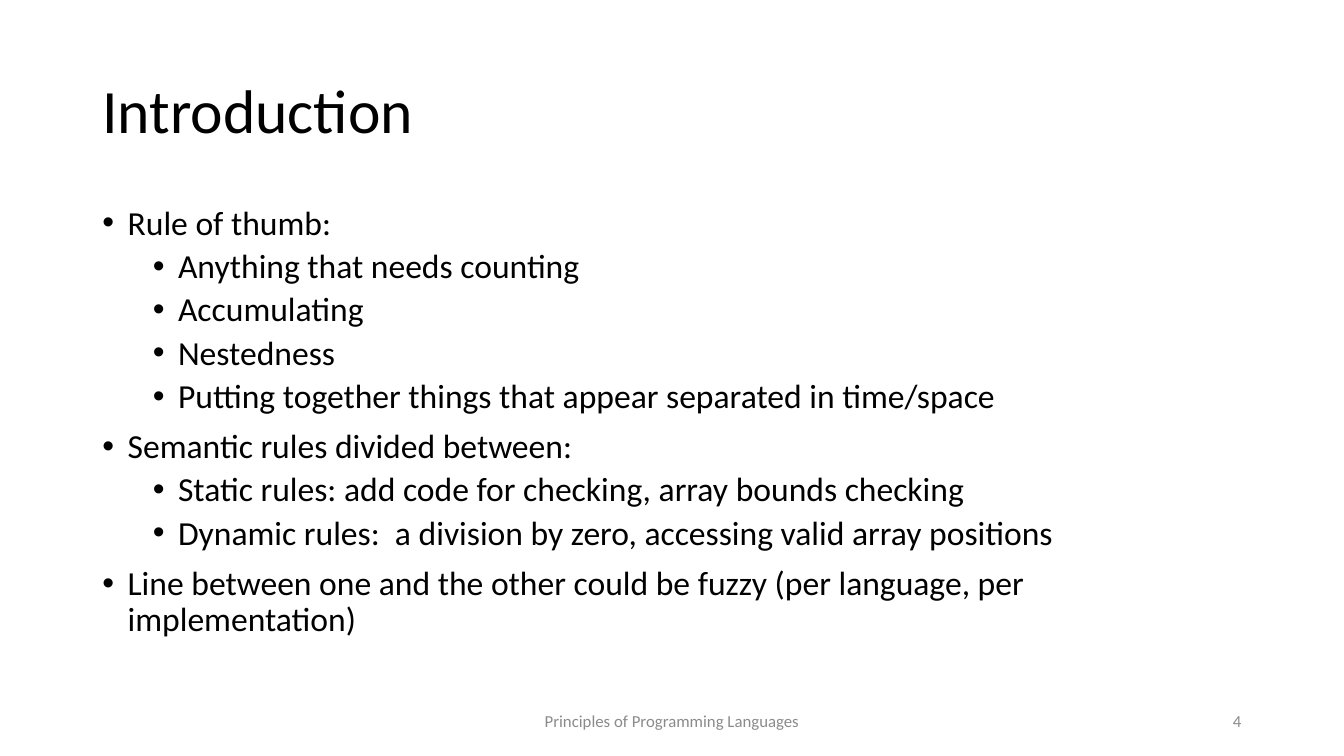
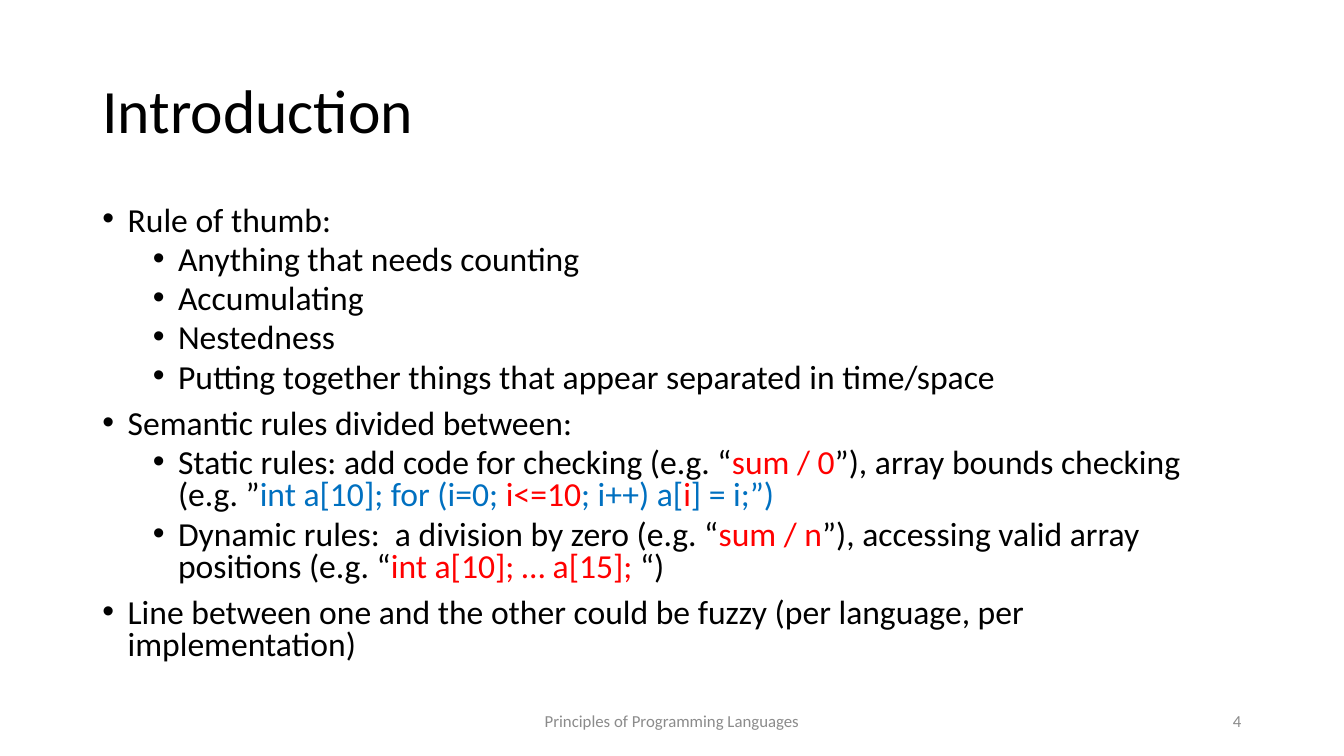
Before and after one commit to kongm/pl-design, a slide deck: slide 4 of C4-Semantics.pptx. Drawn at 1344x756 pixels with LibreOffice and Linux fonts; fonts in the diff are those of the drawing. Boxes give left, top, right and bottom in pixels: in the first picture for what was removed or moved away, otherwise in the second. Text is boxed around its words. In the diff, an @@ line names an element or a change of style, - is before the commit and + after.

Commit message:
small update to semantics

```diff
--- a/C4-Semantics.pptx
+++ b/C4-Semantics.pptx
@@ text at <box>128,208,1024,662</box>: line spacing 0.9 to 0.8 @@
@@ text at <box>178,449,1180,584</box>: text changed @@
-  • Static rules: add code for checking, array bounds checking
-  • Dynamic rules: a division by zero, accessing valid array positions
+  • Static rules: add code for checking (e.g. “sum / 0”), array bounds checking (e.g. ”int a[10]; for (i=0; i<=10; i++) a[i] = i;”)
+  • Dynamic rules: a division by zero (e.g. “sum / n”), accessing valid array positions (e.g. “int a[10]; … a[15]; “)
```
Also in this commit, not shown: 1 other slide changed, 1 other file.
